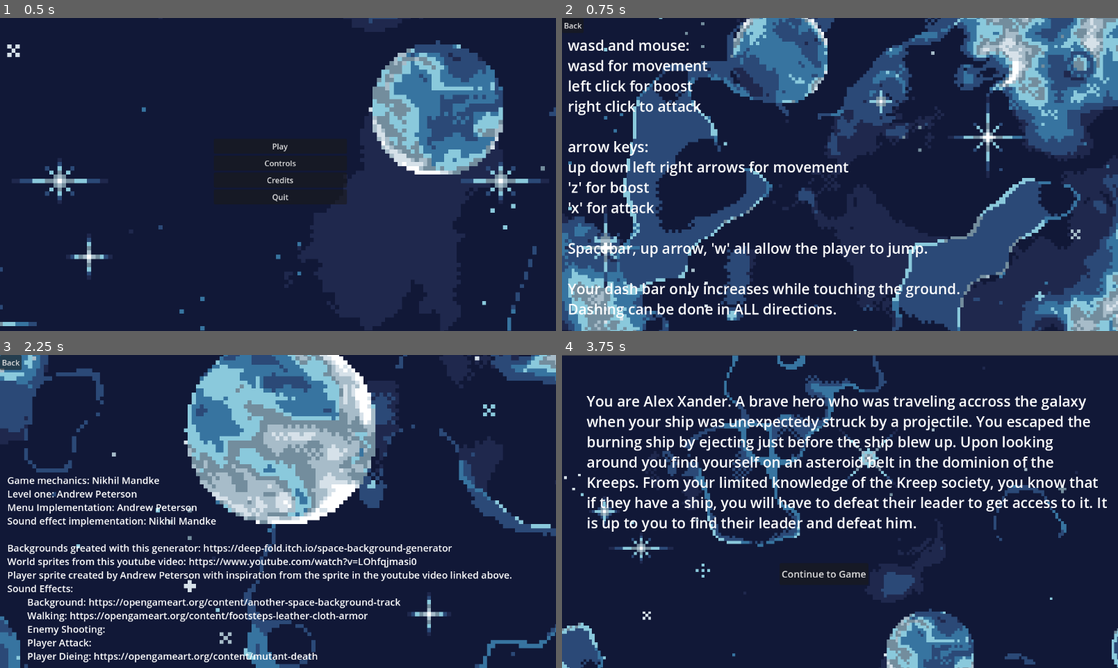
Above: before the commit, frames 1-4 (two rows, left to right).
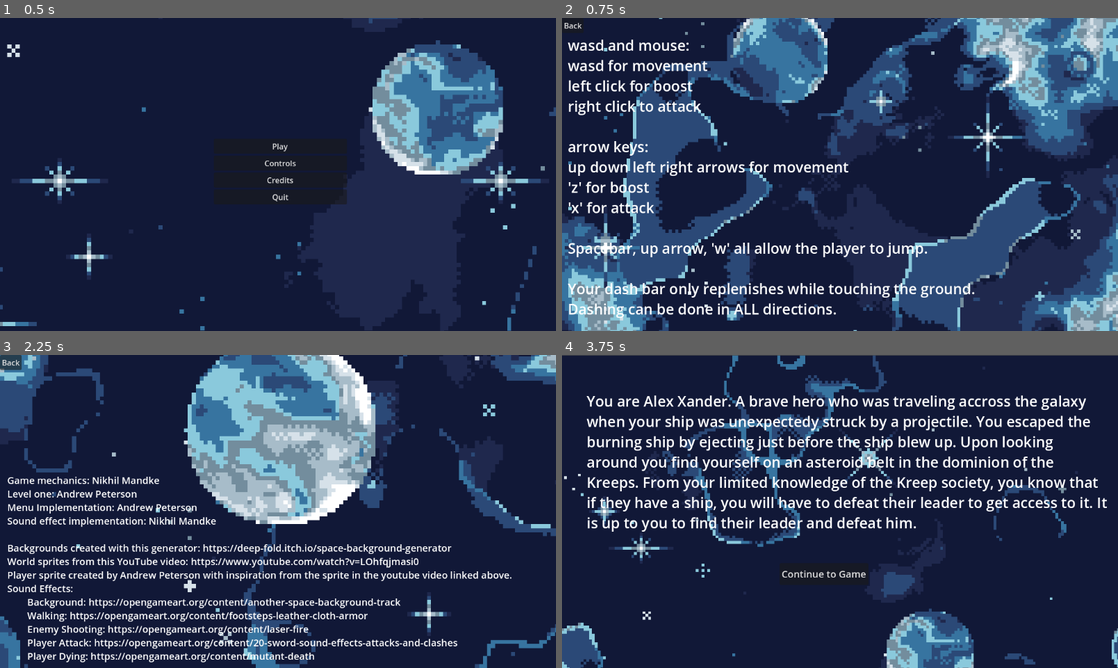
Above: after the commit, the same moments.

Repository: Nikman800/Lab_4_Game
Game: Godot game, scene res://scenes/mainmenu.tscn
The game is run twice, just before and just after one commit, with the same random seed, the same clock (stepped at 60 frames per second) and the same inputs.
Inputs:
- Up to frame 1 (0.5 s): no input
- Up to frame 2 (0.75 s): click "Controls" at 0.5 s
- Up to frame 3 (2.25 s): click "Back" at 1.25 s; click "Credits" at 2 s
- Up to frame 4 (3.75 s): click "Back" at 2.75 s; click "Play" at 3.5 s

Frame 1 is identical in both runs. In frame 2, 1.0% of the frame differs, in the area x 25-75%, y 84-90%; in frame 3, 3.5%, in the area x 11-83%, y 60-99%; in frame 4, nothing differs.

Commit message:
fixed quit button

Diff:
--- a/scenes/controls.tscn
+++ b/scenes/controls.tscn
@@ -44,7 +44,7 @@
 
 Spacebar, up arrow, 'w' all allow the player to jump.
 
-Your dash bar only increases while touching the ground.
+Your dash bar only replenishes while touching the ground.
 Dashing can be done in ALL directions.
 "
 
--- a/scenes/credits.tscn
+++ b/scenes/credits.tscn
@@ -37,15 +37,15 @@
 Menu Implementation: Andrew Peterson
 Sound effect implementation: Nikhil Mandke
 
-Backgrounds greated with this generator: https://deep-fold.itch.io/space-background-generator
-World sprites from this youtube video: https://www.youtube.com/watch?v=LOhfqjmasi0
+Backgrounds created with this generator: https://deep-fold.itch.io/space-background-generator
+World sprites from this YouTube video: https://www.youtube.com/watch?v=LOhfqjmasi0
 Player sprite created by Andrew Peterson with inspiration from the sprite in the youtube video linked above.
 Sound Effects:
 		Background: https://opengameart.org/content/another-space-background-track
 		Walking: https://opengameart.org/content/footsteps-leather-cloth-armor
-		Enemy Shooting:
-		Player Attack:
-		Player Dieing: https://opengameart.org/content/mutant-death
+		Enemy Shooting: https://opengameart.org/content/laser-fire
+		Player Attack: https://opengameart.org/content/20-sword-sound-effects-attacks-and-clashes
+		Player Dying: https://opengameart.org/content/mutant-death
 				"
 
 [node name="FancySpaceBackground" type="Sprite2D" parent="."]
--- a/scenes/mainmenu.gd
+++ b/scenes/mainmenu.gd
@@ -7,7 +7,7 @@
 	get_tree().change_scene_to_file("res://scenes/credits.tscn")
 
 func _on_quit_pressed():
-	get_tree().quit
+	get_tree().quit()
 
 func _on_button_pressed():
 	get_tree().change_scene_to_file("res://scenes/controls.tscn")
